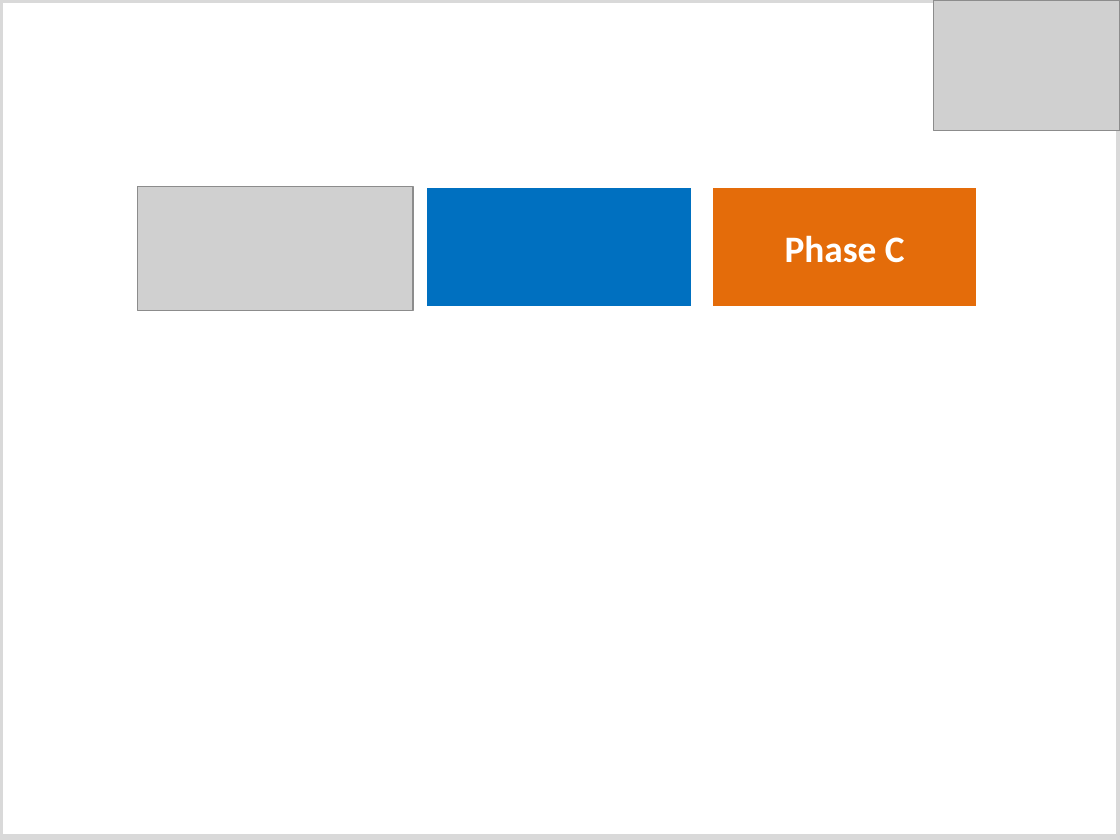
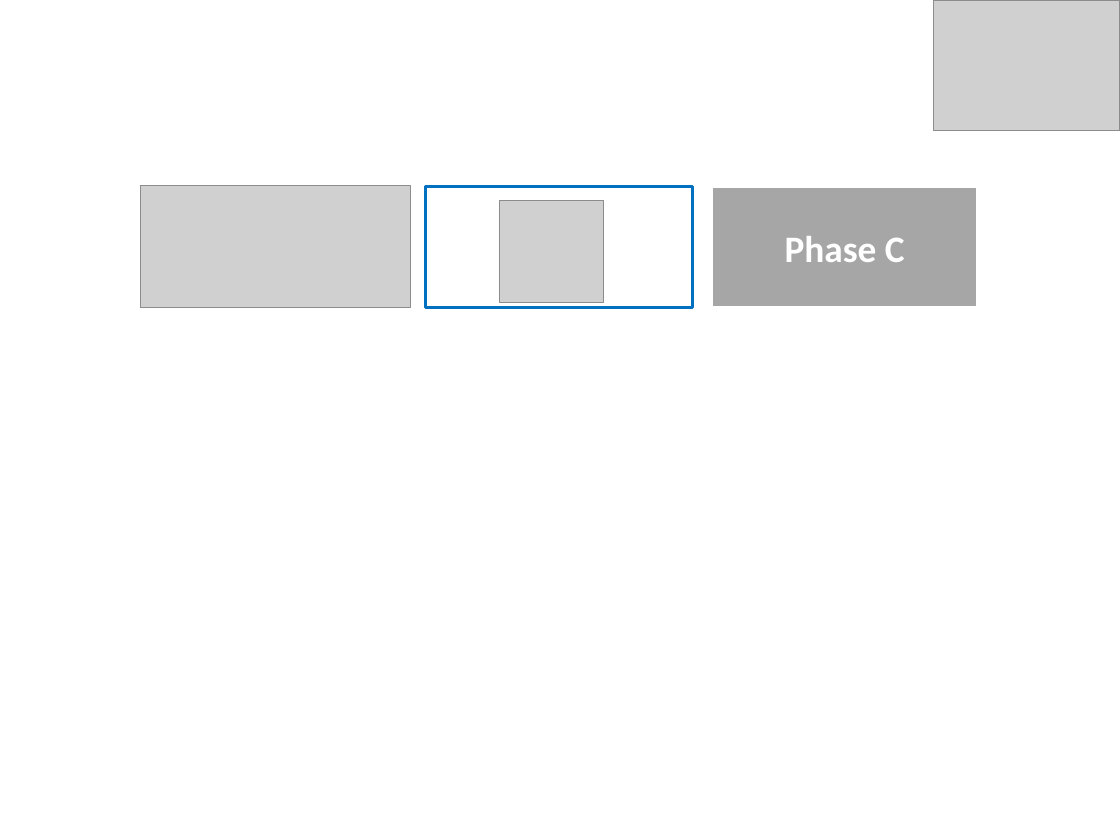
Before and after one commit to PowerPointLabs/PowerPointLabs, a slide deck: slide 14 of doc/Landing page image - after.pptx (slide 22 before the commit). Drawn at 1120x840 pixels with LibreOffice and Linux fonts; fonts in the diff are those of the drawing; grey boxes stand for pictures; background and template pictures are left out. Boxes give left, top, right and bottom in pixels: in the first picture for what was removed or moved away, otherwise in the second. Text is boxed around its words. In the diff, an @@ line names an element or a change of style, - is before the commit and + after.

```diff
--- a/doc/Landing page image - after.pptx
+++ b/doc/Landing page image - after.pptx
@@ rectangle removed at (0, 0, 1120, 838) @@
@@ rectangle at (426, 187, 692, 308): fill #0070C0 to none; outline #FFFFFF 2 pt to #0070C0 2 pt @@
@@ picture added at (500, 200, 604, 302) @@
@@ rectangle "Phase C" at (711, 187, 978, 308): fill #E46C0A to #A6A6A6 @@
```
Also in this commit, not shown: 20 other slides changed, 14 slides added, 10 slides removed, 1 other file.
